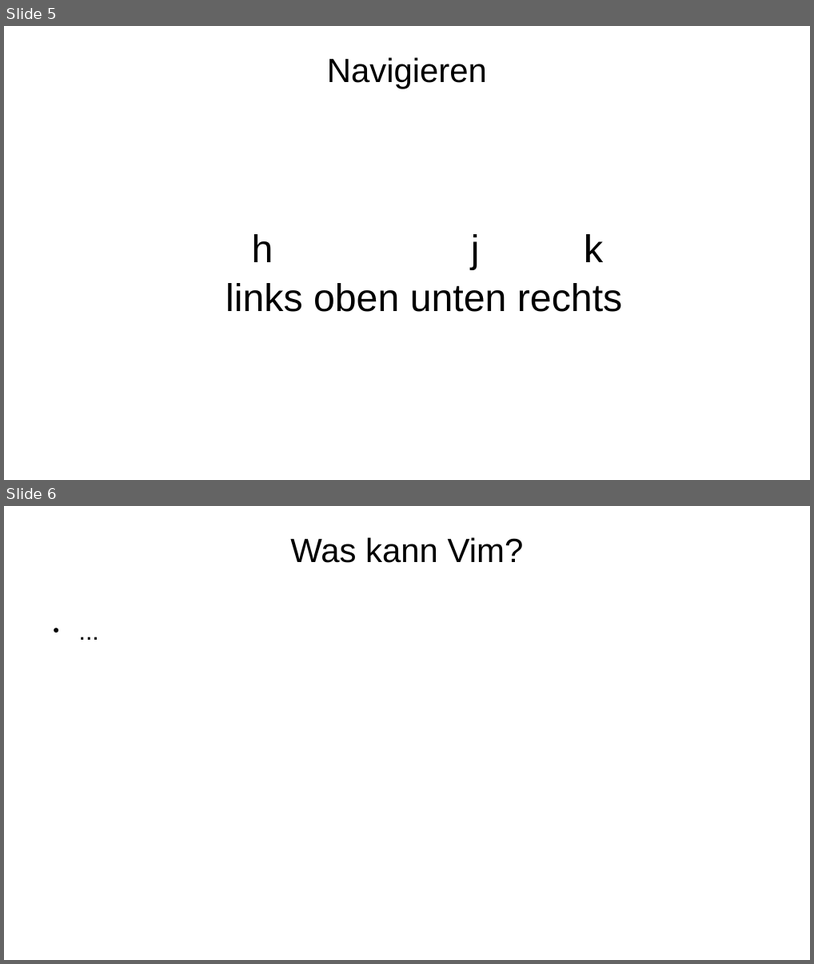
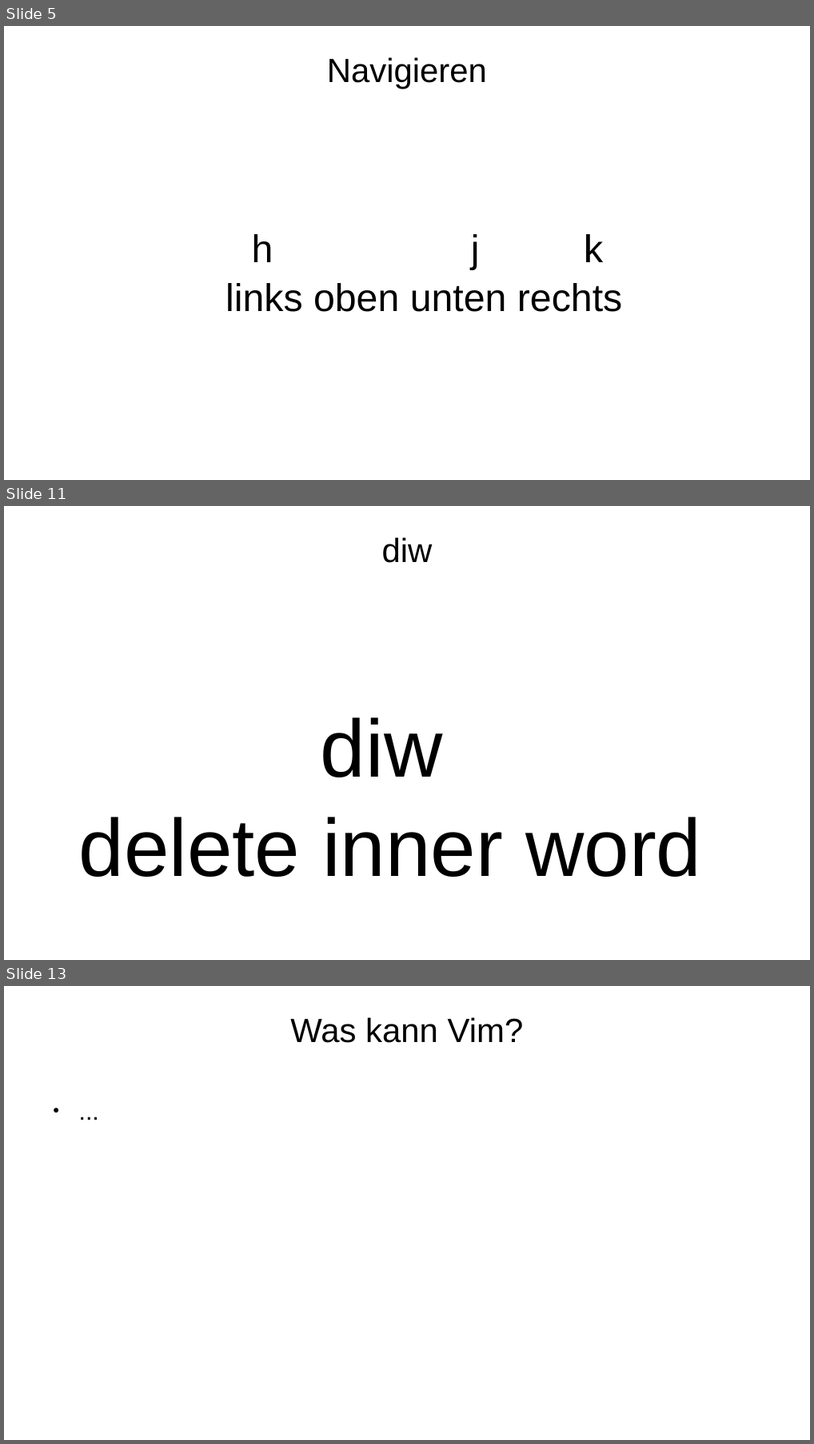
Before and after one commit to mbrinkme/nerditup, a slide deck: vim.odp. Shown one above the other, each under a label of ours: slides 5 and 6 before the commit, slides 5, 11 and 13 after it; the slides between them are not shown. The pictures are 814x964 and 814x1444 pixels, drawn with LibreOffice and Linux fonts; fonts in the diff are those of the drawing; background and template pictures are left out. Boxes give left, top, right and bottom in pixels: in the first picture for what was removed or moved away, otherwise in the second. Text is boxed around its words. In the diff, an @@ line names an element or a change of style, - is before the commit and + after.

```diff
--- a/vim.odp
+++ b/vim.odp
@@ slide 11 added at bbox=[4, 506, 810, 960], background picture (left out) @@
@@ title added at bbox=[382, 537, 433, 563], 33 pt, text #000000 @@
+diw
@@ text added at bbox=[79, 717, 702, 876], 80 pt, text #000000 @@
+              diw
+delete inner word
@@ what was slide 6 is now slide 13 @@
```
Also in this commit, not shown: 7 other slides added.
